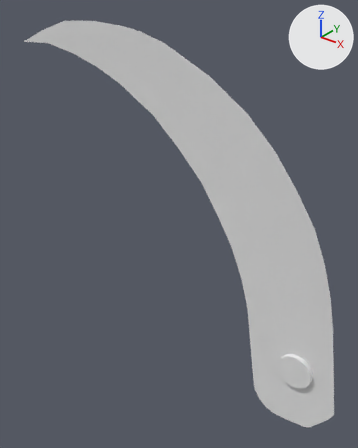
A saved change to the OBJ model src/main/resources/assets/aunis/models/tesr/milkyway/iris_blade.obj.
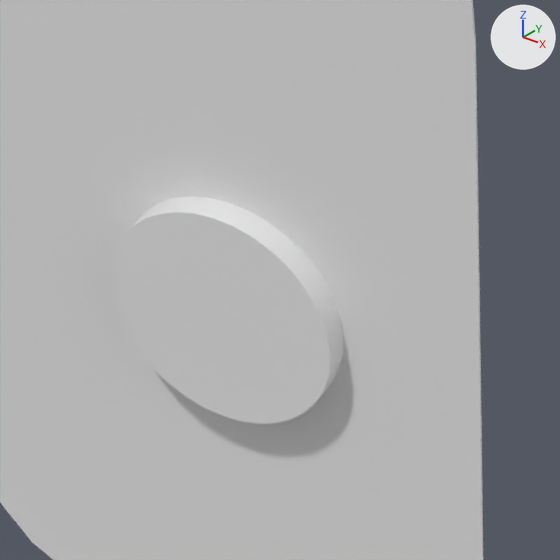
Old and new are each drawn whole from a 50 mm camera at (6.05, -4.38, 4.43) aimed at (2.56, -0.02, 1.72) and again close up on the part from 73% to 97% of the width and 72% to 91% of the height. Lighting does not change. The marker at upper right points along +X, +Y and +Z. Where no turn or scale is listed for an object, it has been applied to the vertices.

Script lines for the objects in view, before the commit:
```python
me_iris_blade = bpy.data.meshes.new('Iris_blade')
me_iris_blade.from_pydata(...)  # 254 vertices, 500 faces; spans x -0.03..4.85, y -0.14..-0.04, z -0.43..4.04
me_iris_blade.materials.append(mat_default)  # white #e7e7e7
ob_iris_blade = bpy.data.objects.new('Iris_blade', me_iris_blade)
ob_iris_blade.location = (0.0, 0.0, 0.0)
```
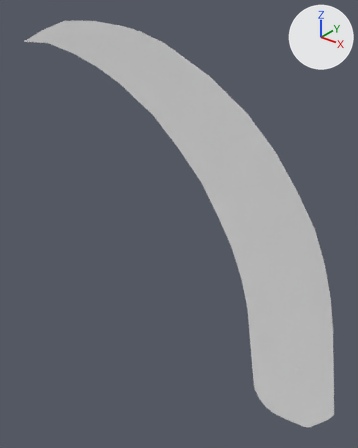
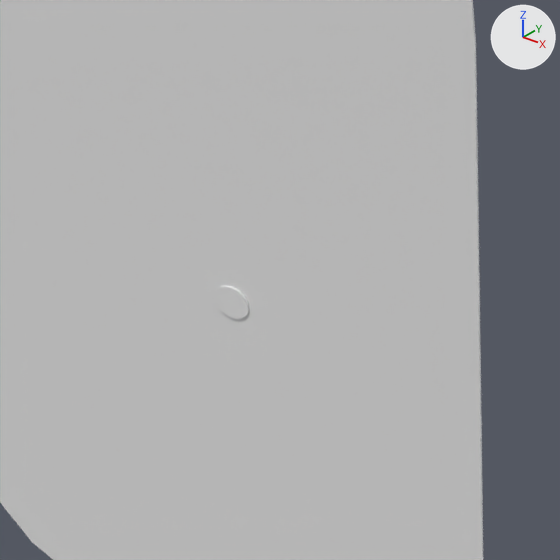
The change, as a list of edits to the scene's bpy script:
```text
Change me_iris_blade:
    where me_iris_blade.from_pydata(...)  # 254 vertices, 500 faces; spans x -0.03..4.85, y -0.14..-0.04, z -0.43..4.04
    used by ob_iris_blade; location = (0.0, 0.0, 0.0)
    me_iris_blade part 1: the loose piece of 74 vertices spanning x 4.12..4.54, y -0.11..-0.04, z 0.19..0.61 is scaled about its middle by (0.154, 0.169, 0.154), then moved by (0.0, 0.02, 0.0)
```

Changed parts and their boxes [x1, y1, x2, y2] in the close-ups (560 x 560 px; the box of a moved part takes in the faces that stretch with it):
part 1 of me_iris_blade, moved or reshaped: before [111, 196, 344, 424]; after [215, 285, 249, 319]
